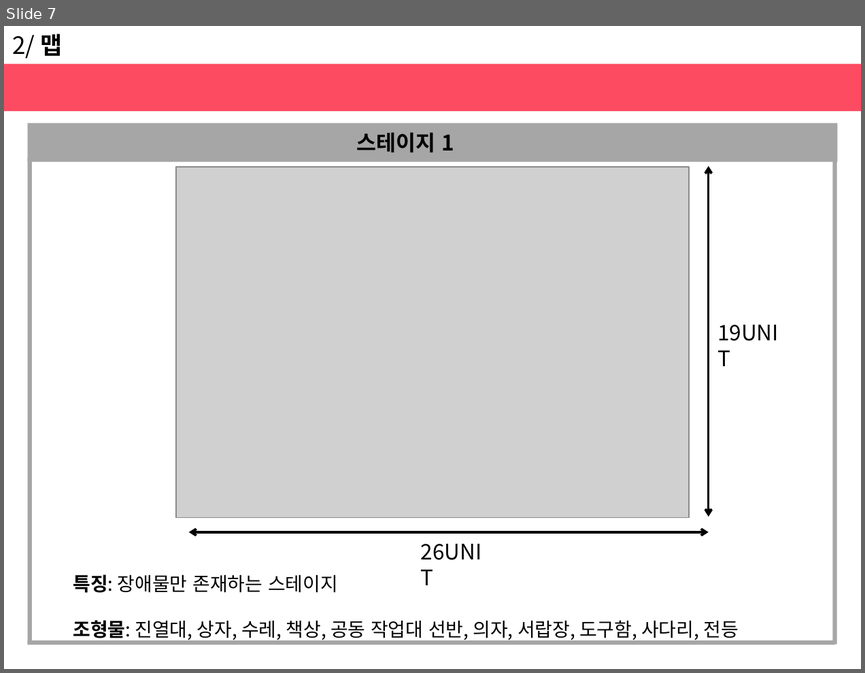
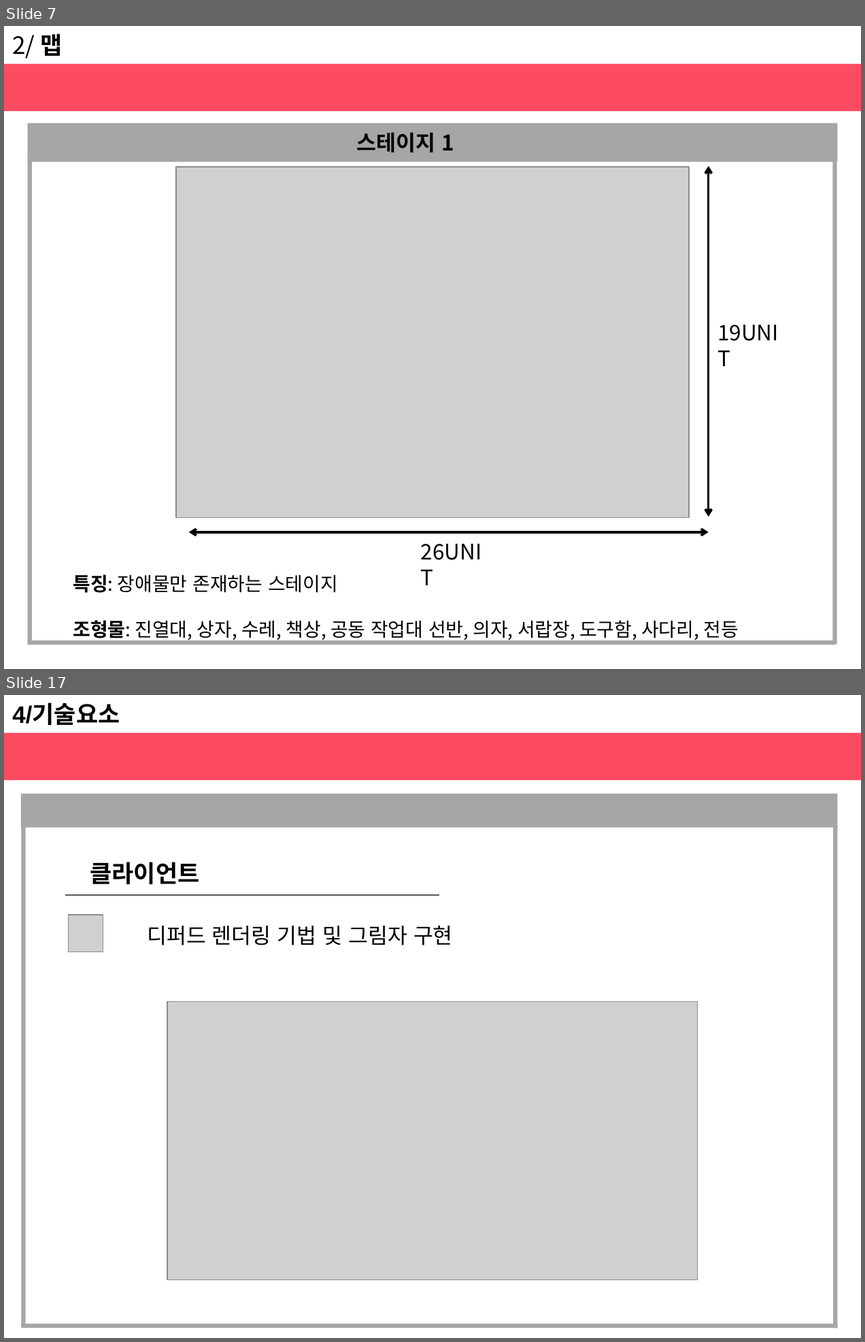
Before and after one commit to haeunjung/Team_Project, a slide deck: 기획문서/게임 제안서.pptx. Shown one above the other, each under a label of ours: slide 7 before the commit, slides 7 and 17 after it; the slides between them are not shown. The pictures are 865x673 and 865x1342 pixels, drawn with LibreOffice and Linux fonts; fonts in the diff are those of the drawing; grey boxes stand for pictures. Boxes give left, top, right and bottom in pixels: in the first picture for what was removed or moved away, otherwise in the second. Text is boxed around its words. In the diff, an @@ line names an element or a change of style, - is before the commit and + after.

Commit message:
12.03 (일)
클라이언트 개발요소 추가

```diff
--- a/기획문서/게임 제안서.pptx
+++ b/기획문서/게임 제안서.pptx
@@ slide 17 added at [4, 695, 861, 1338], background #FFFFFF @@
@@ text added at [12, 704, 120, 725], 20 pt, text #000000, bold @@
+4/기술요소
@@ rectangle added at [4, 732, 861, 780], fill #FD4B62 @@
@@ rectangle added at [21, 794, 838, 827], fill #A6A6A6 @@
@@ rectangle added at [21, 824, 26, 1327], fill #A6A6A6 @@
@@ rectangle added at [832, 826, 837, 1327], fill #A6A6A6 @@
@@ text added at [90, 862, 199, 884], 20 pt, text #000000, bold @@
+클라이언트
@@ line added from (66, 895) to (439, 895), #595959 1 pt @@
@@ picture added at [68, 915, 103, 951] @@
@@ text added at [147, 926, 453, 945], 18 pt, text #000000 @@
+디퍼드 렌더링 기법 및 그림자 구현
@@ picture added at [168, 1001, 698, 1279] @@
@@ rectangle added at [21, 1323, 837, 1327], fill #A6A6A6 @@
```
Also in this commit, not shown: 10 slides changed, 1 other slide added.
